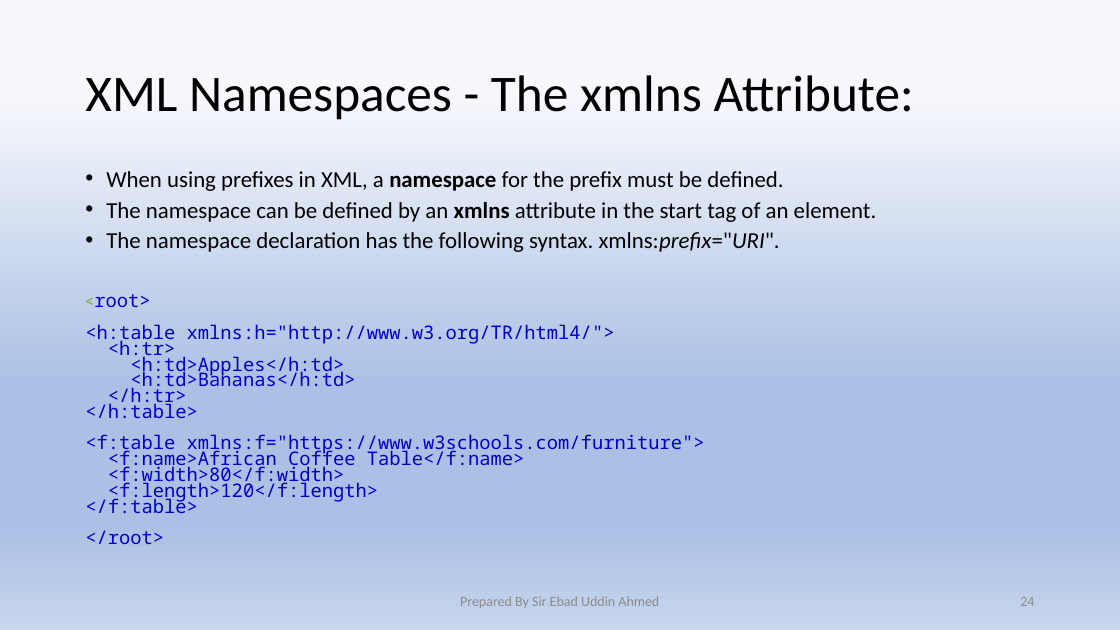
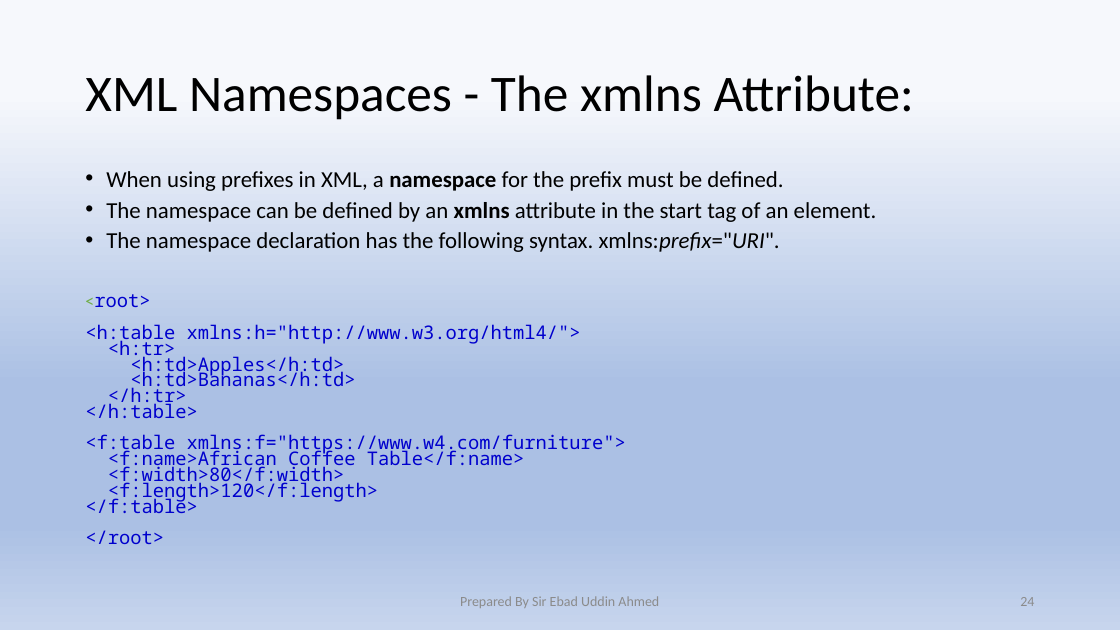
Before and after one commit to Ebad-uddin/Documentation, a slide deck: slide 24 of XML.pptx. Drawn at 1120x630 pixels with LibreOffice and Linux fonts; fonts in the diff are those of the drawing. Boxes give left, top, right and bottom in pixels: in the first picture for what was removed or moved away, otherwise in the second. Text is boxed around its words. In the diff, an @@ line names an element or a change of style, - is before the commit and + after.

```diff
--- a/XML.pptx
+++ b/XML.pptx
@@ text at <box>85,294,626,544</box>: text changed @@
-<root>
-<h:table xmlns:h="http://www.w3.org/TR/html4/">
-<h:tr>
-<h:td>Apples</h:td>
-<h:td>Bananas</h:td>
-</h:tr>
-</h:table>
-<f:table xmlns:f="https://www.w3schools.com/furniture">
-<f:name>African Coffee Table</f:name>
-<f:width>80</f:width>
-<f:length>120</f:length>
-</f:table>
-</root>
+<root>
+<h:table xmlns:h="http://www.w3.org/html4/">
+<h:tr>
+<h:td>Apples</h:td>
+<h:td>Bananas</h:td>
+</h:tr>
+</h:table>
+<f:table xmlns:f="https://www.w4.com/furniture">
+<f:name>African Coffee Table</f:name>
+<f:width>80</f:width>
+<f:length>120</f:length>
+</f:table>
+</root>
```
Also in this commit, not shown: 3 other slides changed, 3 other files.
